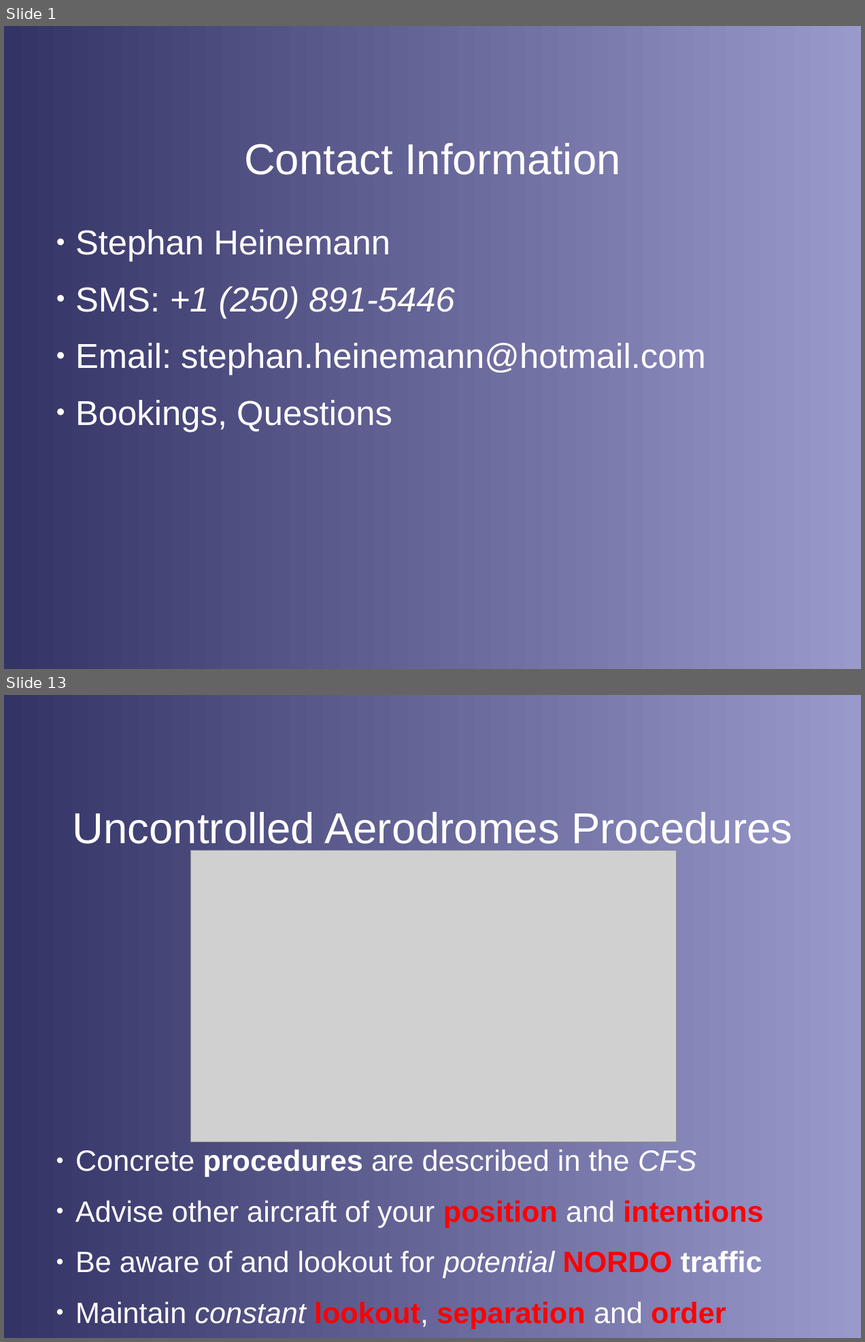
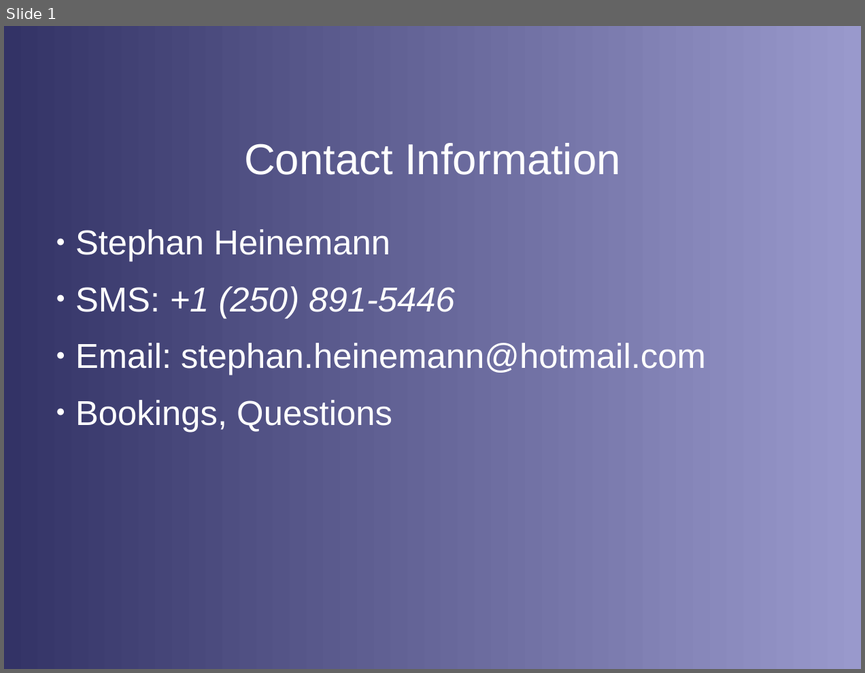
Before and after one commit to stephanheinemann/flight, a slide deck: FI/DriftIllusions/DriftIllusions.odp. Shown one above the other, each under a label of ours: slides 1 and 13 before the commit, slide 1 after it; the slides between them are not shown. The pictures are 865x1342 and 865x673 pixels, drawn with LibreOffice and Linux fonts; fonts in the diff are those of the drawing; grey boxes stand for pictures; background and template pictures are left out. Boxes give left, top, right and bottom in pixels: in the first picture for what was removed or moved away, otherwise in the second. Text is boxed around its words. In the diff, an @@ line names an element or a change of style, - is before the commit and + after.

```diff
--- a/FI/DriftIllusions/DriftIllusions.odp
+++ b/FI/DriftIllusions/DriftIllusions.odp
@@ slide 13 removed at <box>4,695,861,1338</box>, background gradient #333366 to #9999CC @@
@@ title removed at <box>73,812,793,851</box> @@
-Uncontrolled Aerodromes Procedures
@@ picture removed at <box>190,851,677,1142</box> @@
@@ text removed at <box>75,1149,763,1329</box> @@
-● Concrete procedures are described in the CFS
-● Advise other aircraft of your position and intentions
-● Be aware of and lookout for potential NORDO traffic
-● Maintain constant lookout, separation and order
```
Also in this commit, not shown: 4 slides changed, 9 slides added, 13 other slides removed, 18 other files.
